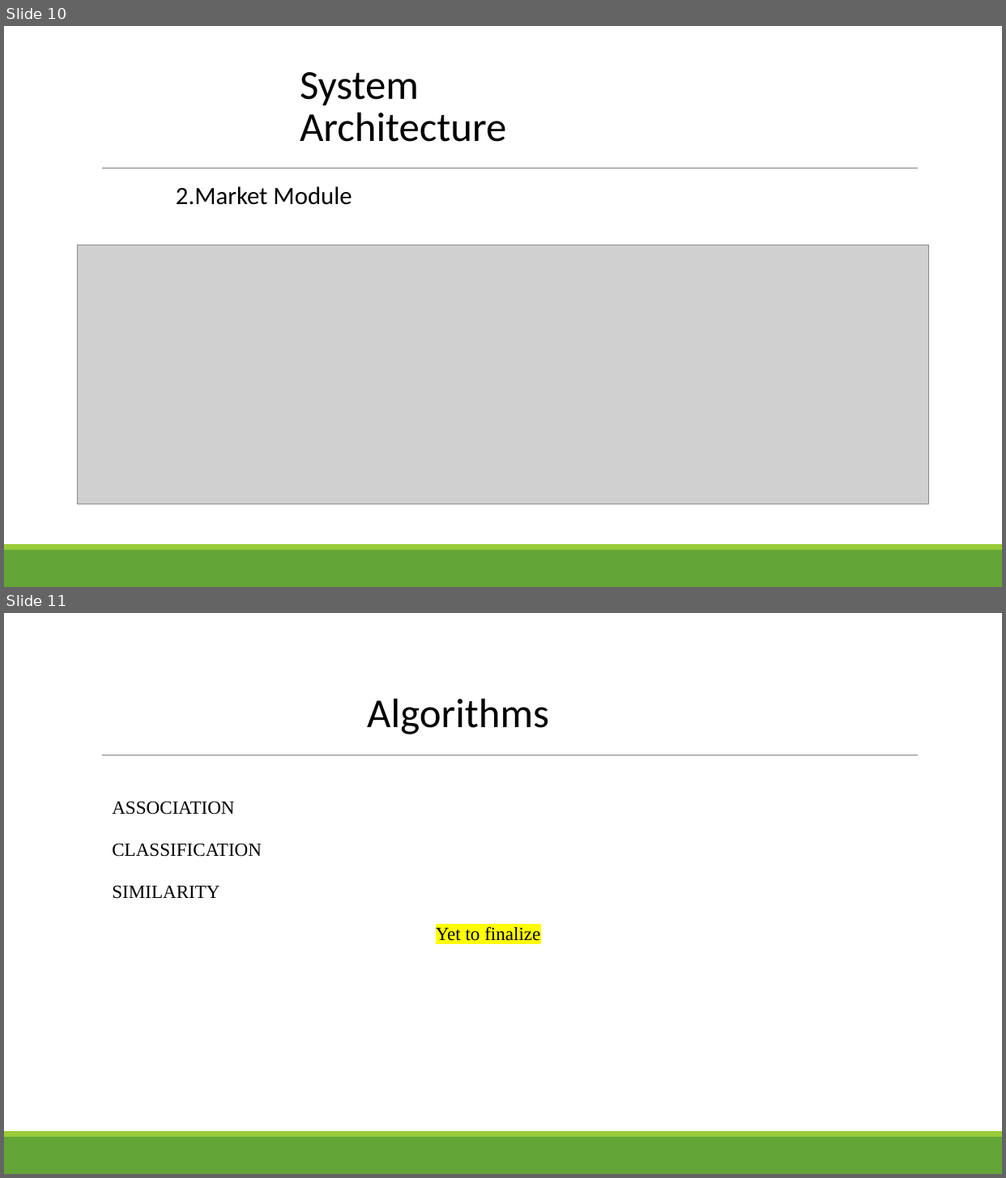
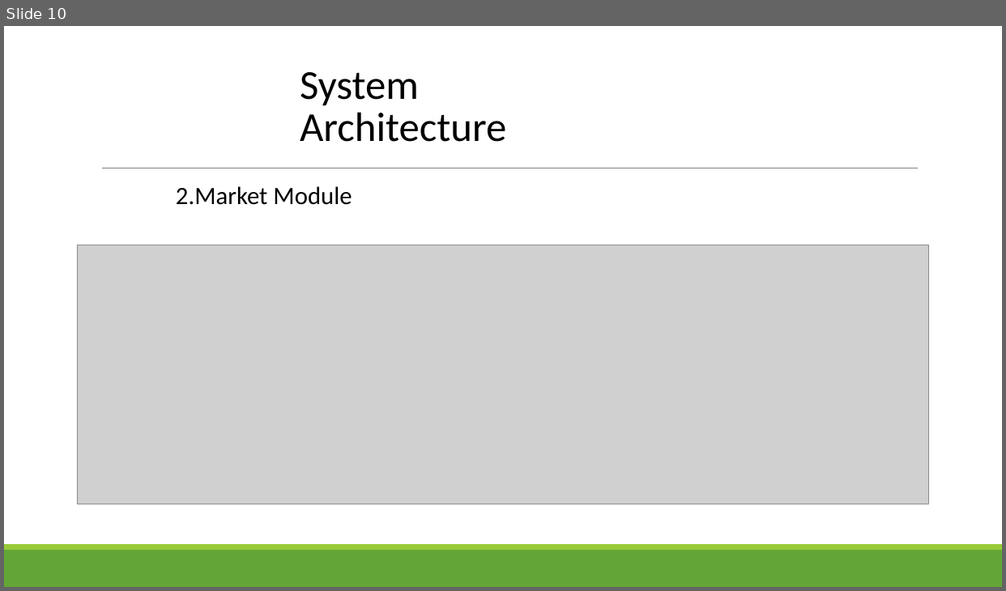
Before and after one commit to prajwalsable99/B.E.Project-, a slide deck: project-review1 grp-26.pptx. Shown one above the other, each under a label of ours: slides 10 and 11 before the commit, slide 10 after it. The pictures are 1006x1178 and 1006x591 pixels, drawn with LibreOffice and Linux fonts; fonts in the diff are those of the drawing; grey boxes stand for pictures. Boxes give left, top, right and bottom in pixels: in the first picture for what was removed or moved away, otherwise in the second. Text is boxed around its words. In the diff, an @@ line names an element or a change of style, - is before the commit and + after.

```diff
--- a/project-review1 grp-26.pptx
+++ b/project-review1 grp-26.pptx
@@ slide 11 removed at <box>4,613,1002,1174</box>, background #FFFFFF; not listed: 3 template elements that a slide beside it also shows @@
@@ title removed at <box>367,698,549,735</box> @@
-Algorithms
@@ text removed at <box>112,801,540,945</box> @@
-ASSOCIATION
-CLASSIFICATION
-SIMILARITY
-Yet to finalize
```
Also in this commit, not shown: 1 other slide removed, 18 other files.
